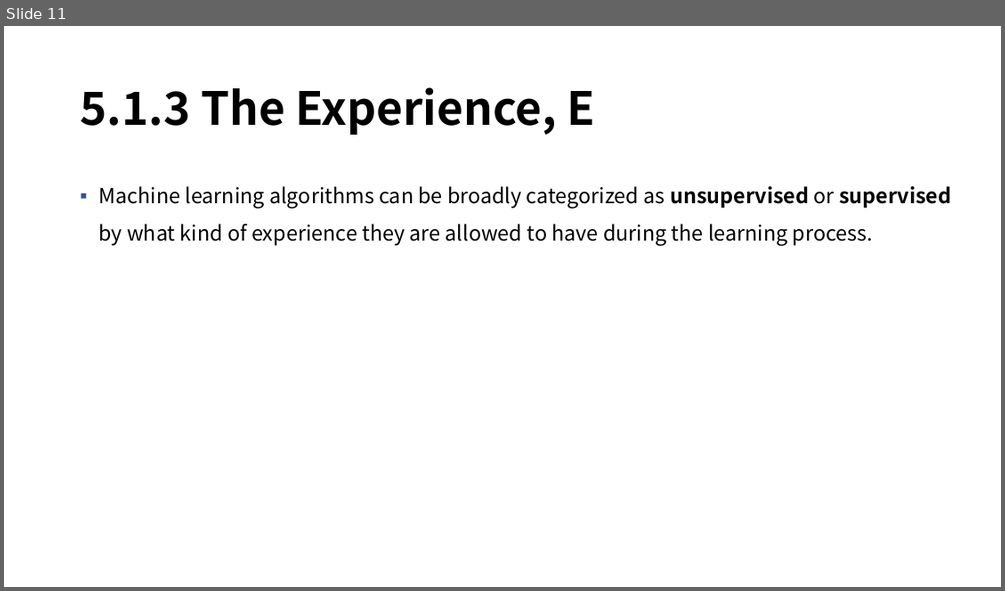
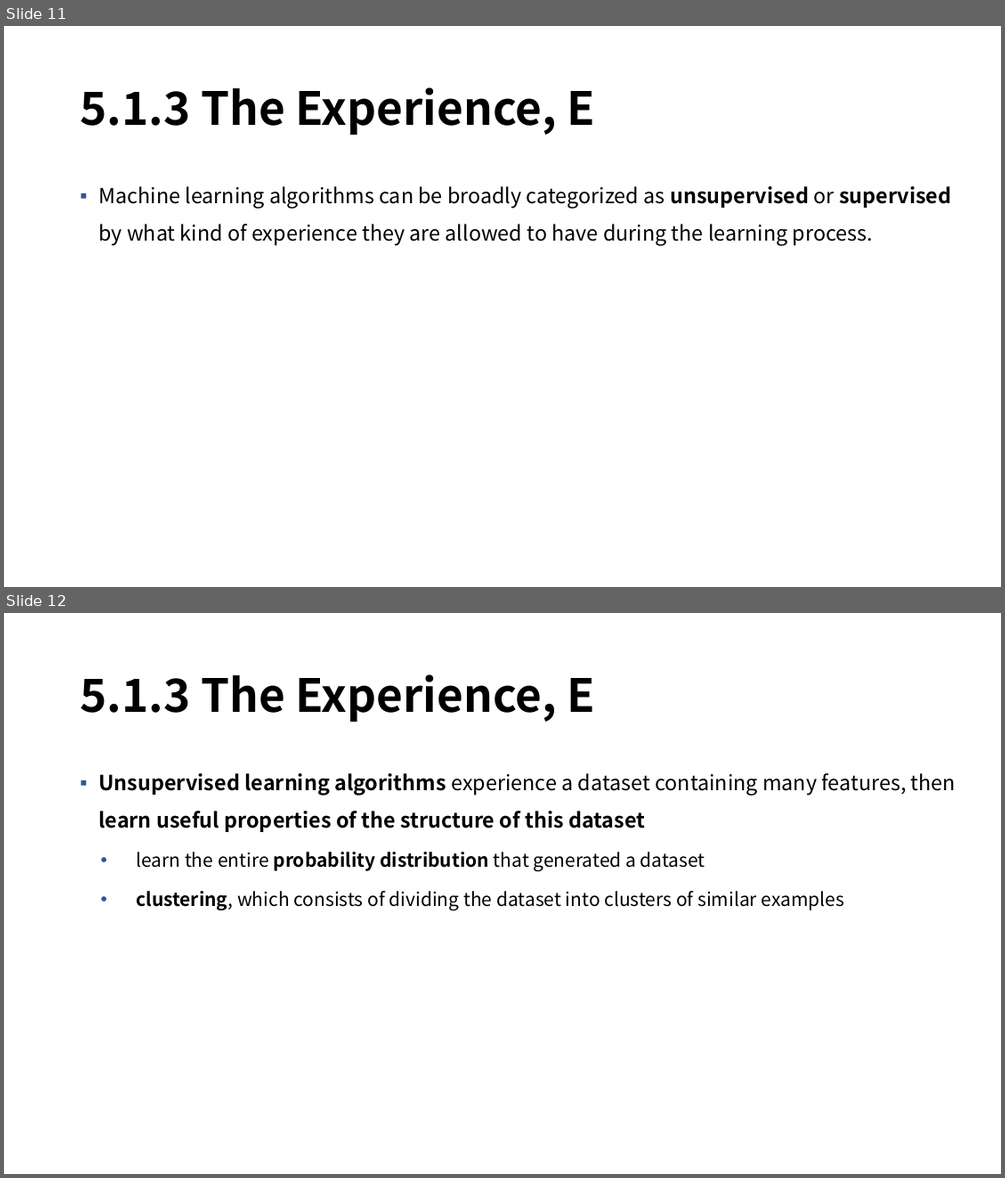
Before and after one commit to mmvv11/GraduateStudies, a slide deck: DeepLearningStudy/5-1. Machine Learning Basics, 230210, 정지운.pptx. Shown one above the other, each under a label of ours: slide 11 before the commit, slides 11 and 12 after it. The pictures are 1005x591 and 1005x1178 pixels, drawn with LibreOffice and Linux fonts; fonts in the diff are those of the drawing; background and template pictures are left out. Boxes give left, top, right and bottom in pixels: in the first picture for what was removed or moved away, otherwise in the second. Text is boxed around its words. In the diff, an @@ line names an element or a change of style, - is before the commit and + after.

```diff
--- a/DeepLearningStudy/5-1. Machine Learning Basics, 230210, 정지운.pptx
+++ b/DeepLearningStudy/5-1. Machine Learning Basics, 230210, 정지운.pptx
@@ slide 12 added at box(4, 613, 1001, 1174), background picture (left out) @@
@@ title added at box(80, 674, 596, 722), 44 pt, text #000000, bold @@
+5.1.3 The Experience, E
@@ text added at box(98, 773, 955, 910), 18 pt, text #000000 @@
+▪ Unsupervised learning algorithms experience a dataset containing many features, then learn useful properties of the structure of this dataset
+  • learn the entire probability distribution that generated a dataset
+  • clustering, which consists of dividing the dataset into clusters of similar examples
```
Also in this commit, not shown: 1 slide changed, 10 other slides added.
